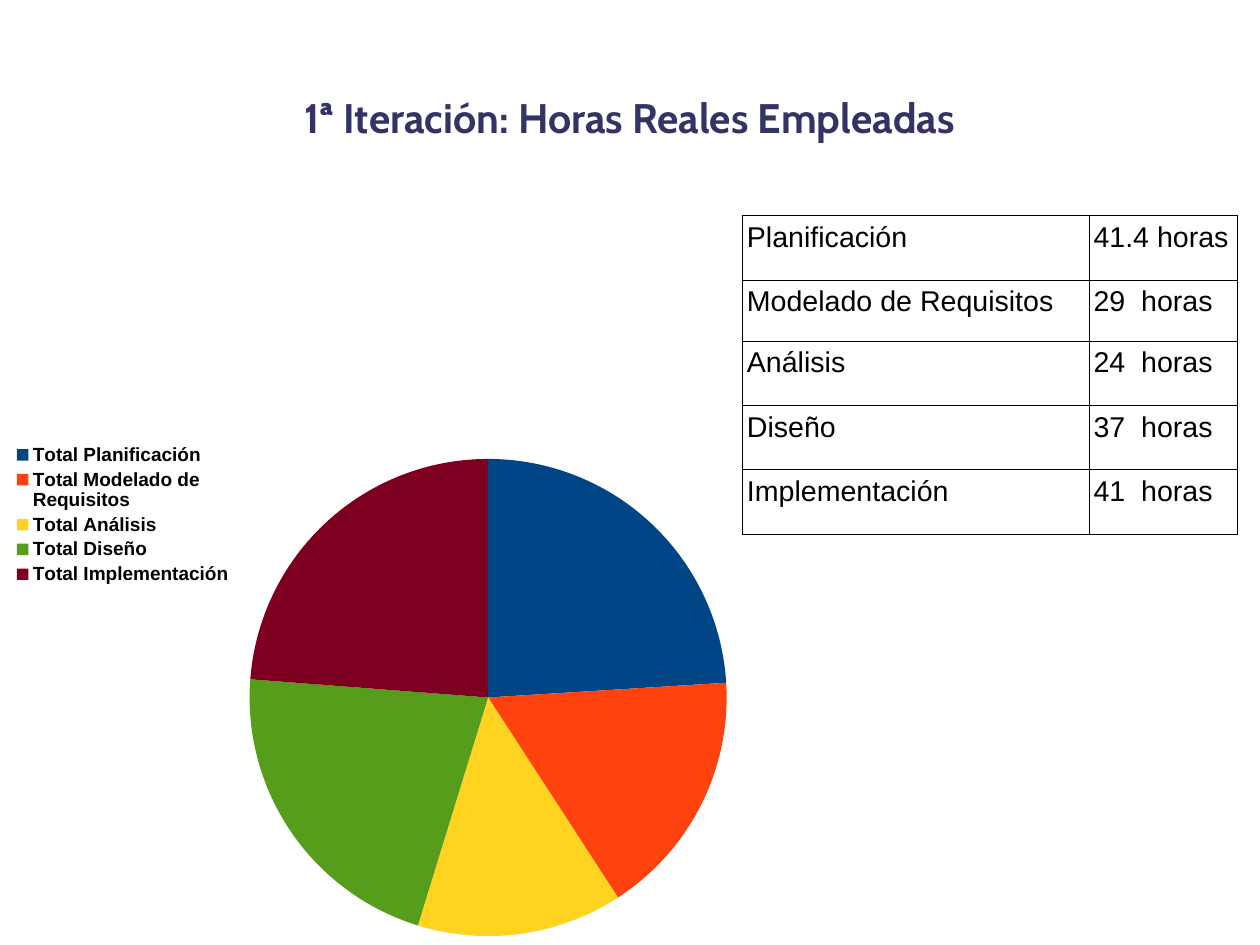
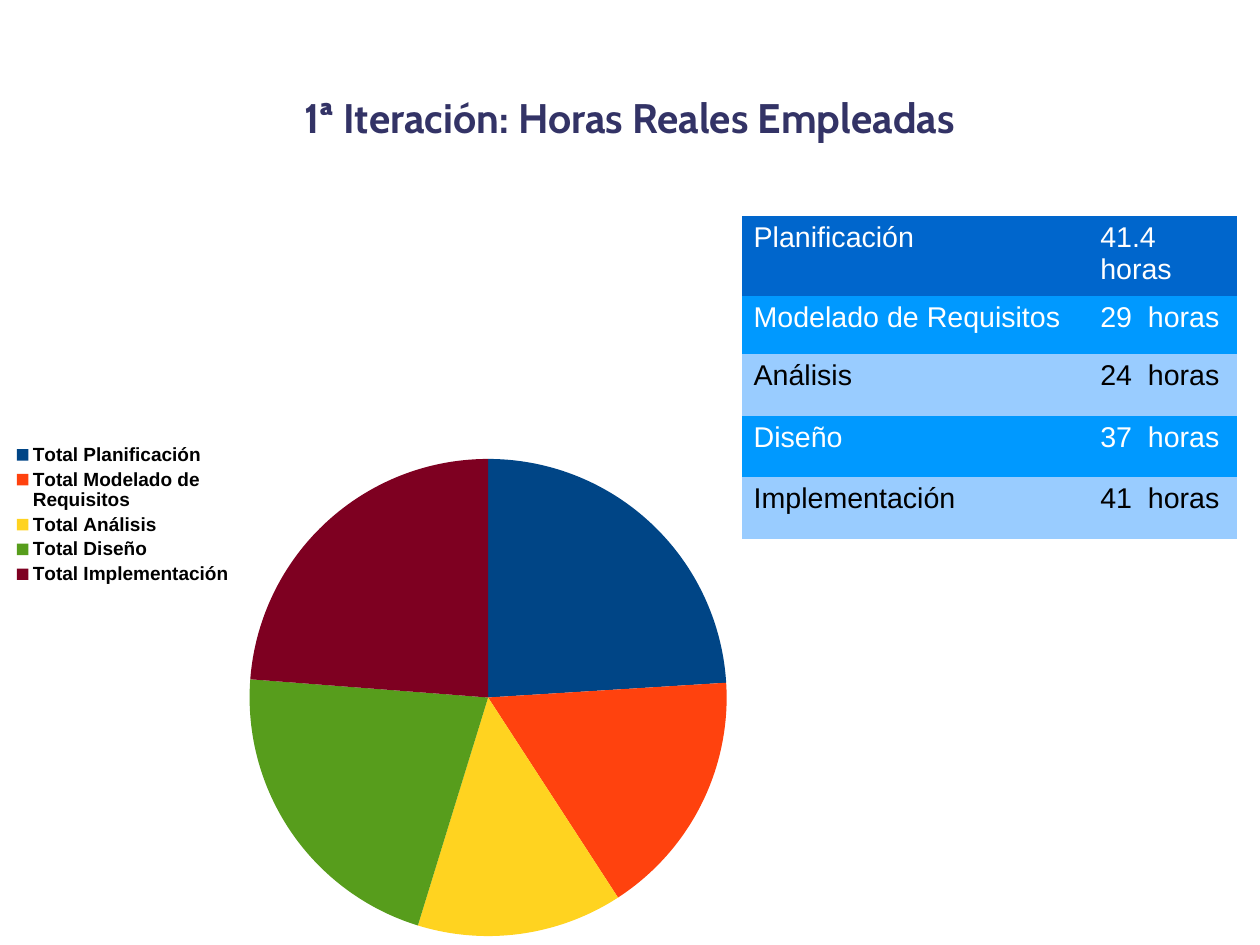
Before and after one commit to danoco78/touchteam, a slide deck: slide 8 of 1_iteracion/Planificación/Presentacion.odp. Drawn at 1260x945 pixels with LibreOffice and Linux fonts; fonts in the diff are those of the drawing; background and template pictures are left out. Boxes give left, top, right and bottom in pixels: in the first picture for what was removed or moved away, otherwise in the second. Text is boxed around its words. In the diff, an @@ line names an element or a change of style, - is before the commit and + after.

```diff
--- a/1_iteracion/Planificación/Presentacion.odp
+++ b/1_iteracion/Planificación/Presentacion.odp
@@ table at [743, 216, 1238, 535] @@
@@ fill none to #0066CC in row 1 @@
@@ fill none to #0099FF in 4 cells @@
@@ fill none to #99CCFF in 4 cells @@
@@ text colour #000000 to #FFFFFF in "Planificación", "41.4 horas", "Modelado de Requisitos", "29 horas" and 2 more places @@
@@ borders changed @@
```
Also in this commit, not shown: 4 other slides changed, 16 slides added, 1 slide removed.
